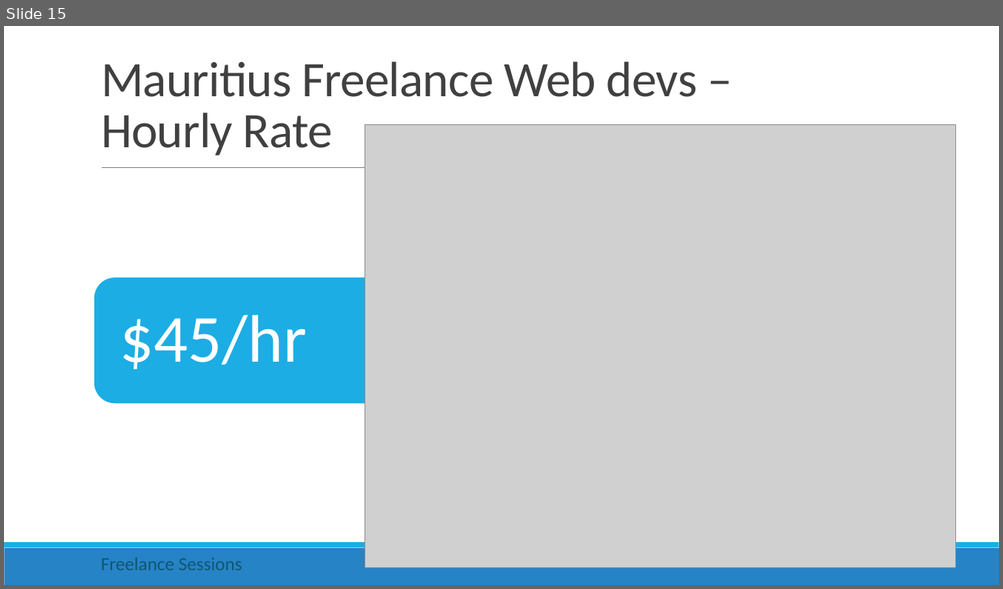
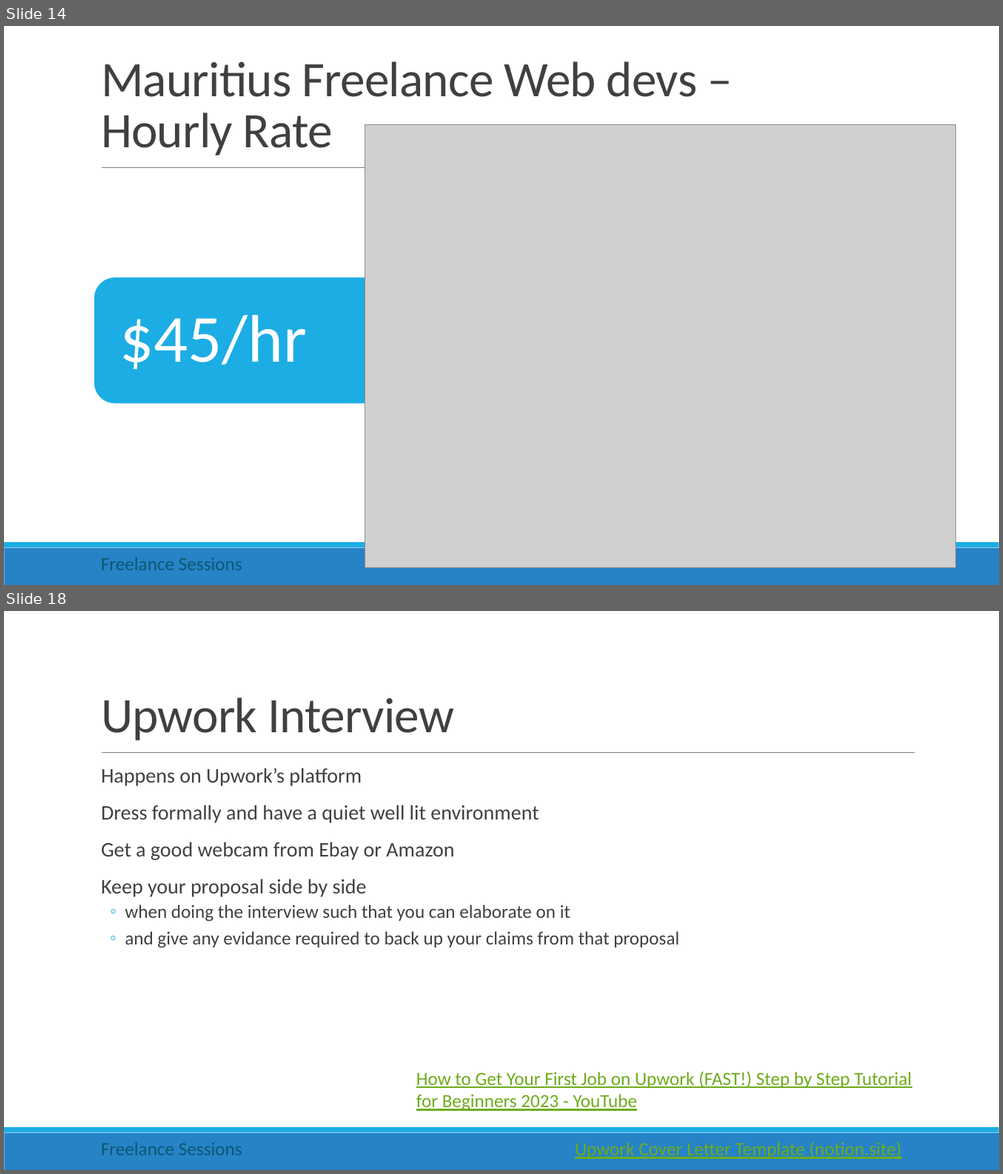
Before and after one commit to rishigujadhur1/Slides, a slide deck: Freelancing/Freelance Session 1.pptx. Shown one above the other, each under a label of ours: slide 15 before the commit, slides 14 and 18 after it; the slides between them are not shown. The pictures are 1003x589 and 1003x1174 pixels, drawn with LibreOffice and Linux fonts; fonts in the diff are those of the drawing; grey boxes stand for pictures. Boxes give left, top, right and bottom in pixels: in the first picture for what was removed or moved away, otherwise in the second. Text is boxed around its words. In the diff, an @@ line names an element or a change of style, - is before the commit and + after.

Commit message:
Service proposal and Interview tips from Upwork

```diff
--- a/Freelancing/Freelance Session 1.pptx
+++ b/Freelancing/Freelance Session 1.pptx
@@ slide 18 added at box(4, 611, 999, 1170), background #FFFFFF; not listed: 3 template elements that a slide beside it also shows @@
@@ title added at box(101, 698, 454, 741), 48 pt, text #404040 @@
+Upwork Interview
@@ text added at box(101, 768, 679, 948), 20 pt, text #404040 @@
+  Happens on Upwork’s platform
+  Dress formally and have a quiet well lit environment
+  Get a good webcam from Ebay or Amazon
+  Keep your proposal side by side
+  ◦ when doing the interview such that you can elaborate on it
+  ◦ and give any evidance required to back up your claims from that proposal
@@ text added at box(416, 1071, 911, 1111), 18 pt, text #6EAC1C, underline @@
+How to Get Your First Job on Upwork (FAST!) Step by Step Tutorial for Beginners 2023 - YouTube
@@ text added at box(101, 1142, 242, 1156), 18 pt, text #0E5772 @@
+Freelance Sessions
@@ text added at box(575, 1142, 902, 1159), 18 pt, text #6EAC1C, underline @@
+Upwork Cover Letter Template (notion.site)
@@ what was slide 15 is now slide 14 @@
```
Also in this commit, not shown: 4 slides changed, 2 other slides added, 1 slide removed.
